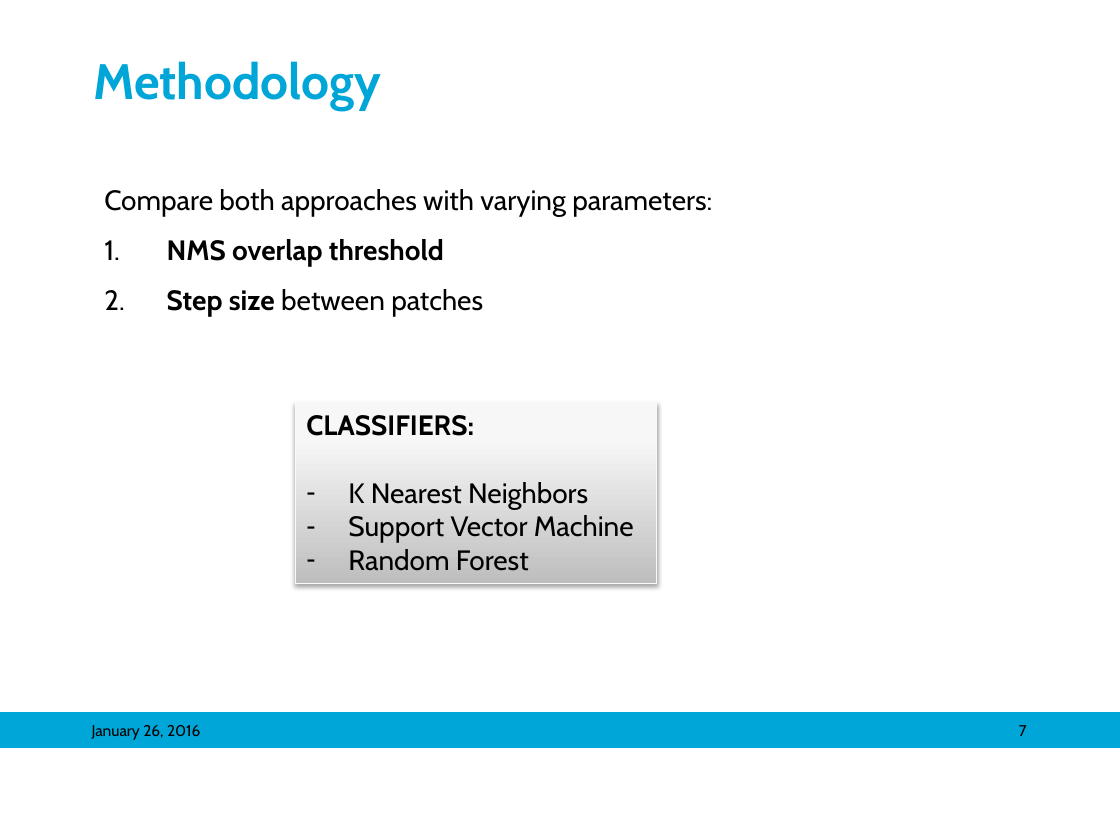
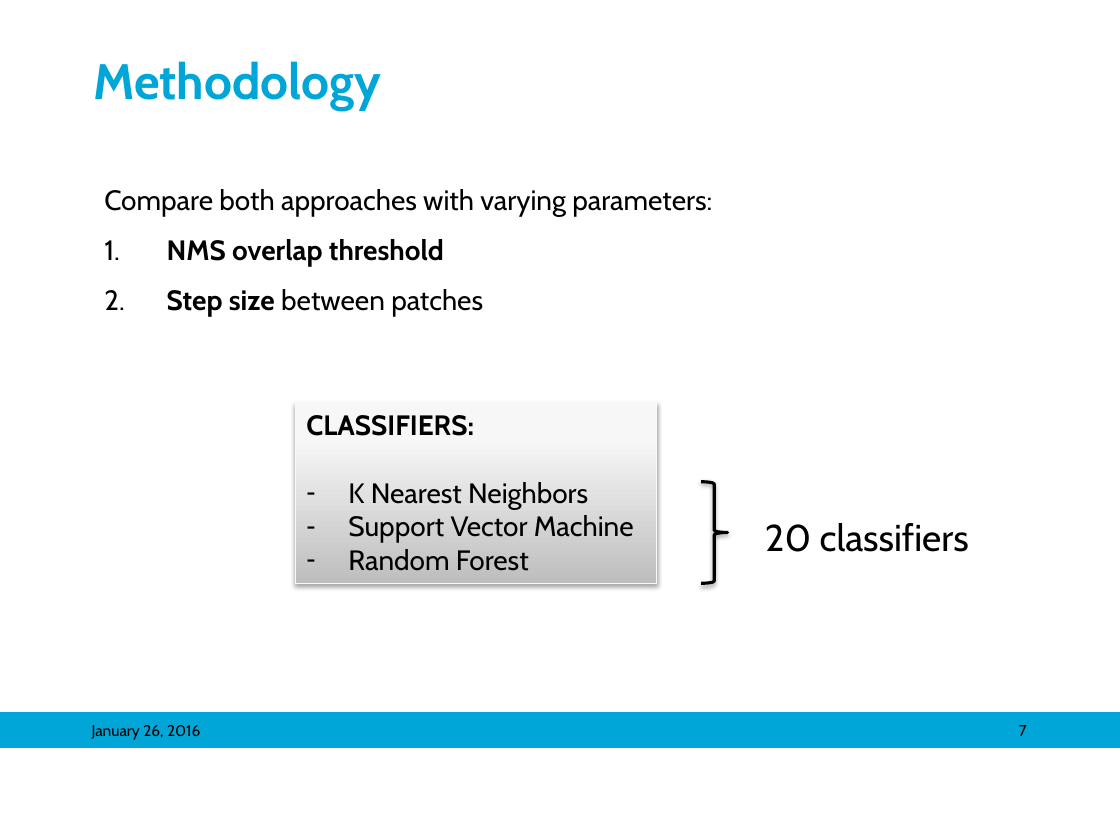
Before and after one commit to mariasv/MM_MedVis_Project, a slide deck: slide 7 of ppt/Object Detection in Medical Images_maria.pptx. Drawn at 1120x840 pixels with LibreOffice and Linux fonts; fonts in the diff are those of the drawing; background and template pictures are left out. Boxes give left, top, right and bottom in pixels: in the first picture for what was removed or moved away, otherwise in the second. Text is boxed around its words. In the diff, an @@ line names an element or a change of style, - is before the commit and + after.

```diff
--- a/ppt/Object Detection in Medical Images_maria.pptx
+++ b/ppt/Object Detection in Medical Images_maria.pptx
@@ right brace added at (701, 482, 728, 584), outline #000000 2 pt @@
@@ text added at (765, 523, 969, 552), 24 pt, text #000000 @@
+20 classifiers
```
Also in this commit, not shown: 6 other slides changed, 2 slides added.
